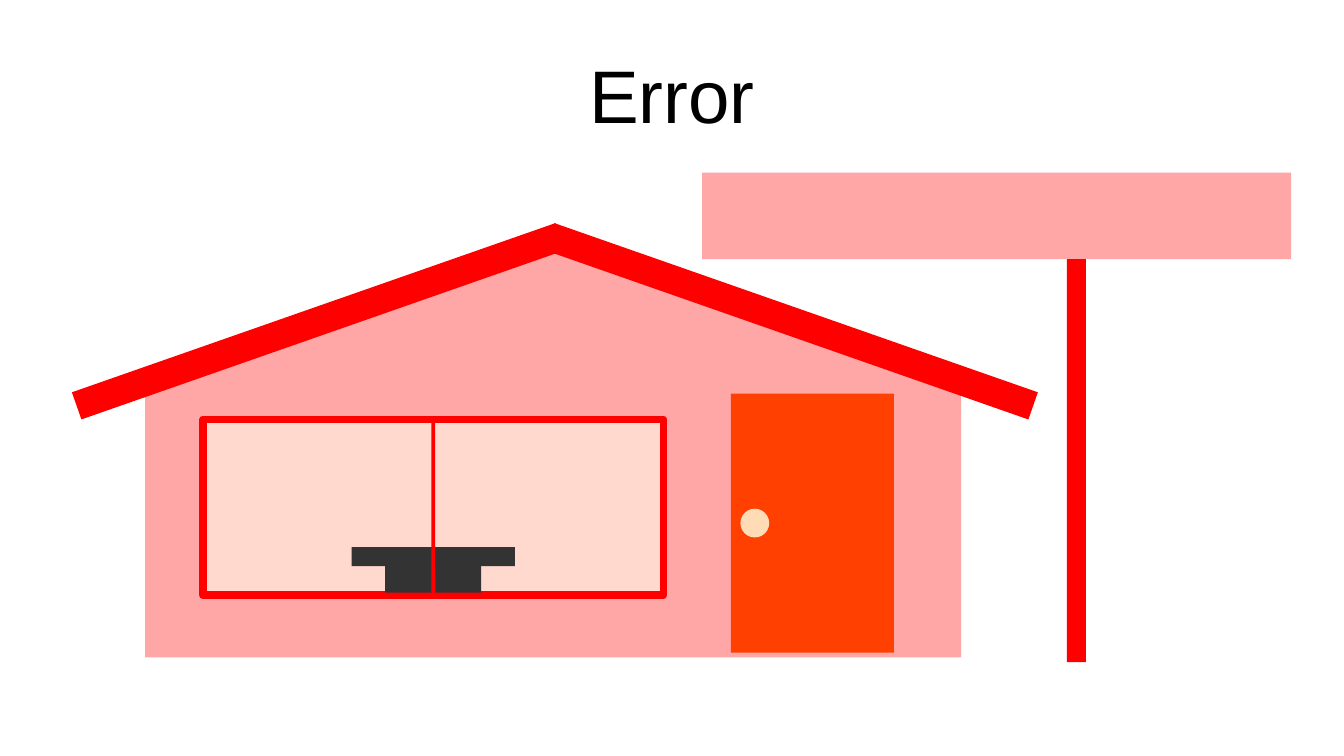
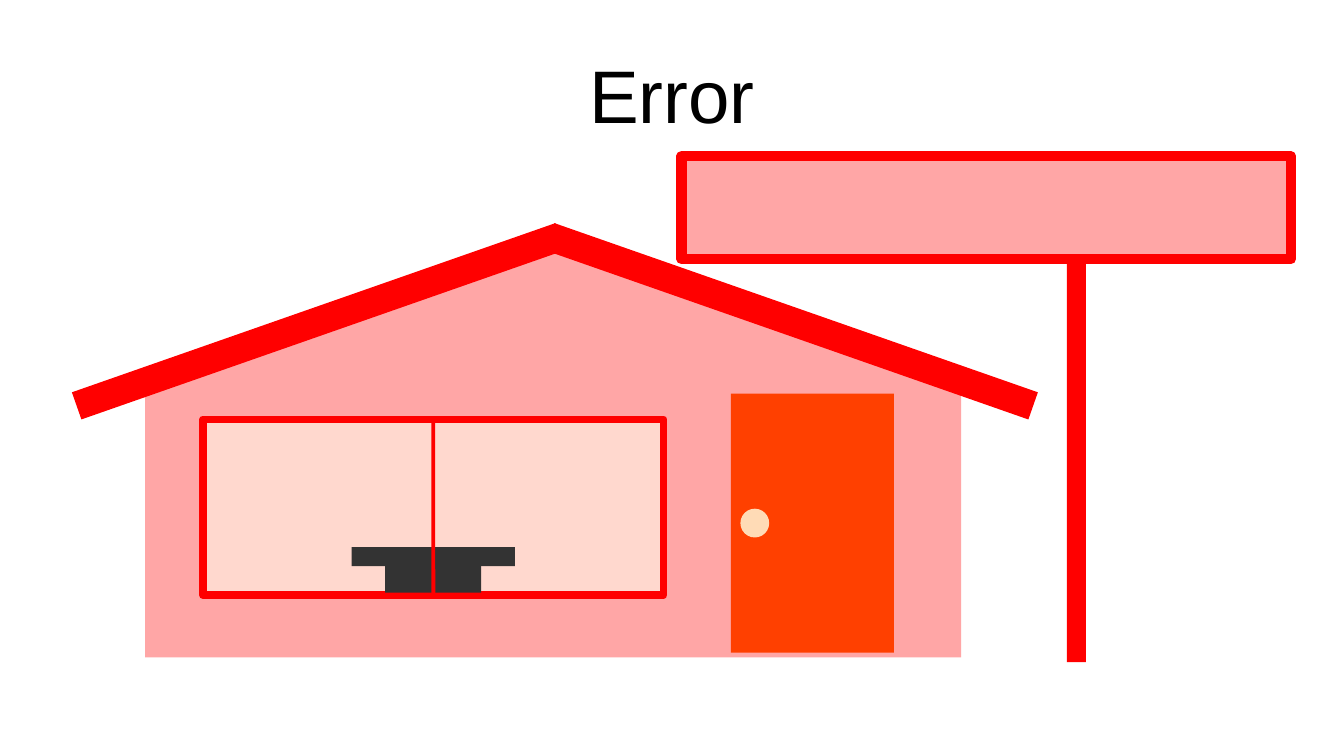
Before and after one commit to kusa-mochi/flexible-reversi, a slide deck: slide 6 of docs/images.odp. Drawn at 1344x756 pixels with LibreOffice and Linux fonts; fonts in the diff are those of the drawing. Boxes give left, top, right and bottom in pixels: in the first picture for what was removed or moved away, otherwise in the second. Text is boxed around its words. In the diff, an @@ line names an element or a change of style, - is before the commit and + after.

```diff
--- a/docs/images.odp
+++ b/docs/images.odp
@@ rectangle: place and size @@
-rectangle at [702, 173, 1292, 260]
+rectangle at [682, 156, 1292, 259]
@@ rectangle at [682, 156, 1292, 259]: outline none to #FF0000 6.01 pt @@
```
Also in this commit, not shown: 10 other slides changed.
